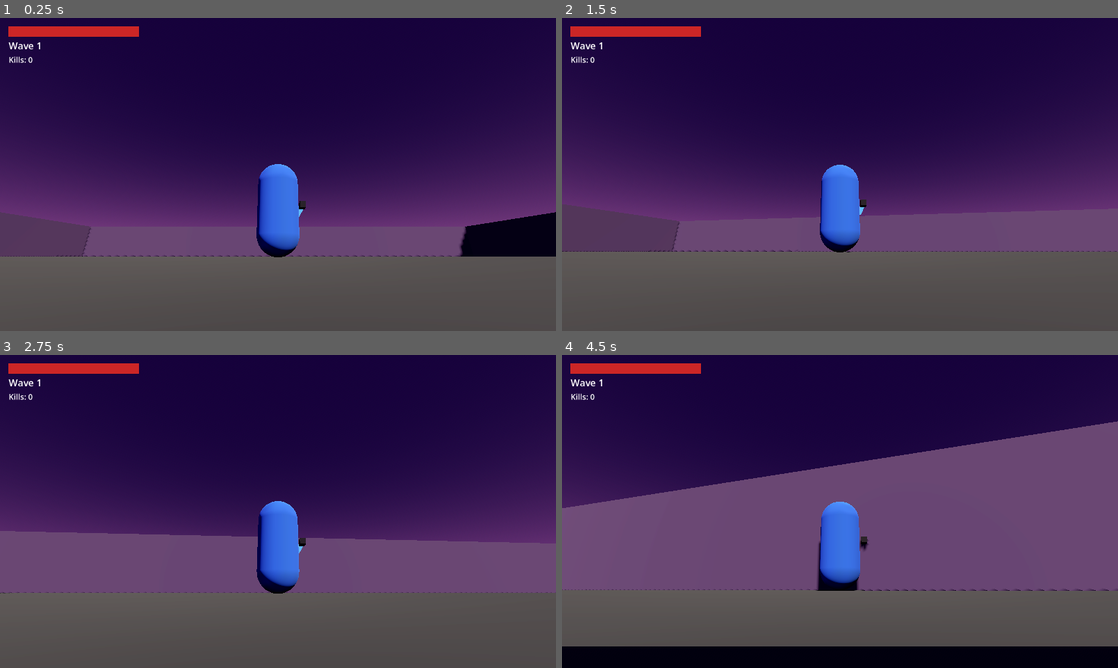
Above: before the commit, frames 1-4 (two rows, left to right).
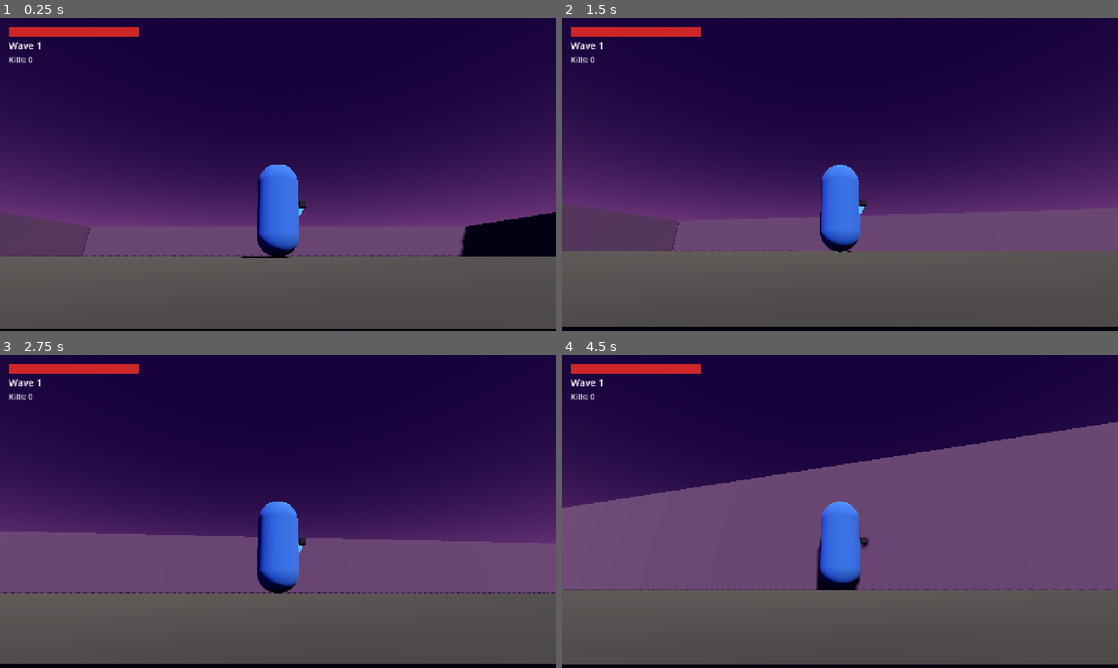
Above: after the commit, the same moments.

Repository: mr-mtd/Alien-Swarm
Game: Godot game, scene res://scenes/main.tscn
Same seed, same stepped clock (60 frames per second), same inputs: the game is played once before the commit and once after it.
Inputs (mouse positions are in pixels of both pictures, inside the frame that each line leads up to):
- Up to frame 1 (0.25 s): no input
- Up to frame 2 (1.5 s): tap Enter at 0.5 s; move the mouse to (867, 174) at 0.52 s; hold W (move_forward) from 0.53 s (still down); click (867, 174) at 0.6 s; tap Space (jump) at 0.77 s; move the mouse to (812, 174) at 1.27 s; tap Shift (dodge) at 1.35 s
- Up to frame 3 (2.75 s): keep holding W (move_forward); tap Space (jump) at 1.52 s; move the mouse to (289, 505) at 2.02 s; click (289, 505) at 2.1 s
- Up to frame 4 (4.5 s): keep holding W (move_forward); move the mouse to (834, 517) at 2.77 s; tap Shift (dodge) at 2.85, 4.35 s; tap Space (jump) at 3.02, 3.77 s; move the mouse to (878, 514) at 3.52 s; click (878, 514) at 3.6 s; tap R (restart) at 4.25 s; move the mouse to (795, 508) at 4.27 s

The runs differ from the first frame. In frame 1, 1.0% of the frame differs, in the area x 0-100%, y 2-100%; in frame 2, 1.8%; in frame 3, 1.9%; in frame 4, 6.4%, in the area x 0-100%, y 2-99%.

Commit message:
modifying  base game for alpha branch

Diff:
--- a/icon.svg
+++ b/icon.svg
@@ -1,7 +1 @@
-<svg xmlns="http://www.w3.org/2000/svg" width="128" height="128" viewBox="0 0 128 128">
-  <rect width="128" height="128" rx="24" fill="#1d1430"/>
-  <ellipse cx="64" cy="70" rx="34" ry="40" fill="#6fd65a"/>
-  <ellipse cx="50" cy="62" rx="10" ry="14" fill="#1d1430" transform="rotate(-20 50 62)"/>
-  <ellipse cx="78" cy="62" rx="10" ry="14" fill="#1d1430" transform="rotate(20 78 62)"/>
-  <path d="M28 28 L100 100" stroke="#cfe3ff" stroke-width="8" stroke-linecap="round"/>
-</svg>
+<svg xmlns="http://www.w3.org/2000/svg" width="128" height="128"><rect width="124" height="124" x="2" y="2" fill="#363d52" stroke="#212532" stroke-width="4" rx="14"/><g fill="#fff" transform="translate(12.322 12.322)scale(.101)"><path d="M105 673v33q407 354 814 0v-33z"/><path fill="#478cbf" d="m105 673 152 14q12 1 15 14l4 67 132 10 8-61q2-11 15-15h162q13 4 15 15l8 61 132-10 4-67q3-13 15-14l152-14V427q30-39 56-81-35-59-83-108-43 20-82 47-40-37-88-64 7-51 8-102-59-28-123-42-26 43-46 89-49-7-98 0-20-46-46-89-64 14-123 42 1 51 8 102-48 27-88 64-39-27-82-47-48 49-83 108 26 42 56 81zm0 33v39c0 276 813 276 814 0v-39l-134 12-5 69q-2 10-14 13l-162 11q-12 0-16-11l-10-65H446l-10 65q-4 11-16 11l-162-11q-12-3-14-13l-5-69z"/><path d="M483 600c0 34 58 34 58 0v-86c0-34-58-34-58 0z"/><circle cx="725" cy="526" r="90"/><circle cx="299" cy="526" r="90"/></g><g fill="#414042" transform="translate(12.322 12.322)scale(.101)"><circle cx="307" cy="532" r="60"/><circle cx="717" cy="532" r="60"/></g></svg>
--- a/project.godot
+++ b/project.godot
@@ -13,47 +13,57 @@
 config/name="Alien Swarm"
 config/description="A 3D hack and slash game."
 run/main_scene="res://scenes/main.tscn"
-config/features=PackedStringArray("4.5", "Forward Plus")
+config/features=PackedStringArray("4.7", "GL Compatibility")
 config/icon="res://icon.svg"
 
 [display]
 
 window/size/viewport_width=1280
 window/size/viewport_height=720
+window/stretch/mode="canvas_items"
+window/stretch/aspect="expand"
 
 [input]
 
 move_forward={
 "deadzone": 0.2,
-"events": [Object(InputEventKey,"resource_local_to_scene":fa …(209 unchanged characters)… "location":0,"echo":false,"script":null)]
+"events": [Object(InputEventKey,"resource_local_to_scene":fa …(209 unchanged characters)… "location":0,"echo":false,"script":null)
+]
 }
 move_back={
 "deadzone": 0.2,
-"events": [Object(InputEventKey,"resource_local_to_scene":fa …(209 unchanged characters)… "location":0,"echo":false,"script":null)]
+"events": [Object(InputEventKey,"resource_local_to_scene":fa …(209 unchanged characters)… "location":0,"echo":false,"script":null)
+]
 }
 move_left={
 "deadzone": 0.2,
-"events": [Object(InputEventKey,"resource_local_to_scene":fa …(209 unchanged characters)… "location":0,"echo":false,"script":null)]
+"events": [Object(InputEventKey,"resource_local_to_scene":fa …(209 unchanged characters)… "location":0,"echo":false,"script":null)
+]
 }
 move_right={
 "deadzone": 0.2,
-"events": [Object(InputEventKey,"resource_local_to_scene":fa …(209 unchanged characters)… "location":0,"echo":false,"script":null)]
+"events": [Object(InputEventKey,"resource_local_to_scene":fa …(209 unchanged characters)… "location":0,"echo":false,"script":null)
+]
 }
 jump={
 "deadzone": 0.2,
-"events": [Object(InputEventKey,"resource_local_to_scene":fa …(209 unchanged characters)… "location":0,"echo":false,"script":null)]
+"events": [Object(InputEventKey,"resource_local_to_scene":fa …(209 unchanged characters)… "location":0,"echo":false,"script":null)
+]
 }
 dodge={
 "deadzone": 0.2,
-"events": [Object(InputEventKey,"resource_local_to_scene":fa …(214 unchanged characters)… "location":0,"echo":false,"script":null)]
+"events": [Object(InputEventKey,"resource_local_to_scene":fa …(214 unchanged characters)… "location":0,"echo":false,"script":null)
+]
 }
 attack={
 "deadzone": 0.2,
-"events": [Object(InputEventMouseButton,"resource_local_to_s …(271 unchanged characters)… true,"double_click":false,"script":null)]
+"events": [Object(InputEventMouseButton,"resource_local_to_s …(271 unchanged characters)… true,"double_click":false,"script":null)
+]
 }
 restart={
 "deadzone": 0.2,
-"events": [Object(InputEventKey,"resource_local_to_scene":fa …(209 unchanged characters)… "location":0,"echo":false,"script":null)]
+"events": [Object(InputEventKey,"resource_local_to_scene":fa …(209 unchanged characters)… "location":0,"echo":false,"script":null)
+]
 }
 
 [layer_names]
@@ -61,3 +71,13 @@
 3d_physics/layer_1="world"
 3d_physics/layer_2="player"
 3d_physics/layer_3="enemies"
+
+[physics]
+
+3d/physics_engine="Jolt Physics"
+
+[rendering]
+
+rendering_device/driver.windows="d3d12"
+renderer/rendering_method="gl_compatibility"
+renderer/rendering_method.mobile="gl_compatibility"
--- /dev/null
+++ b/scenes/alpha.tscn
@@ -0,0 +1,8 @@
+[gd_scene format=3 uid="uid://cbic4qvduyv3f"]
+
+[ext_resource type="PackedScene" uid="uid://b7l5cjyihcueh" path="res://3dModels/emberline_strider.glb" id="1_lk5b4"]
+
+[node name="Node3D" type="Node3D" unique_id=608041983]
+
+[node name="emberline_strider" parent="." unique_id=1323878342 instance=ExtResource("1_lk5b4")]
+transform = Transform3D(1, 0, 0, 0, 1, 0, 0, 0, 1, -0.0017758608, 0, 0.17797875)
Not shown, added: 3dModels/emberline_strider.glb.import
Binary file added: 3dModels/emberline_strider_base.png
Not shown, added: 3dModels/emberline_strider_base.png.import
Binary file added: 3dModels/emberline_strider_glow.png
Not shown, added: 3dModels/emberline_strider_glow.png.import
Binary file added: 3dModels/emberline_strider_normal.png
Not shown, added: 3dModels/emberline_strider_normal.png.import
Binary file added: 3dModels/emberline_strider_orm.png
Not shown, added: 3dModels/emberline_strider_orm.png.import
Not shown, changed: icon.svg.import
Not shown, added: .editorconfig
Not shown, changed: .gitattributes
(and 1 more such lines)
